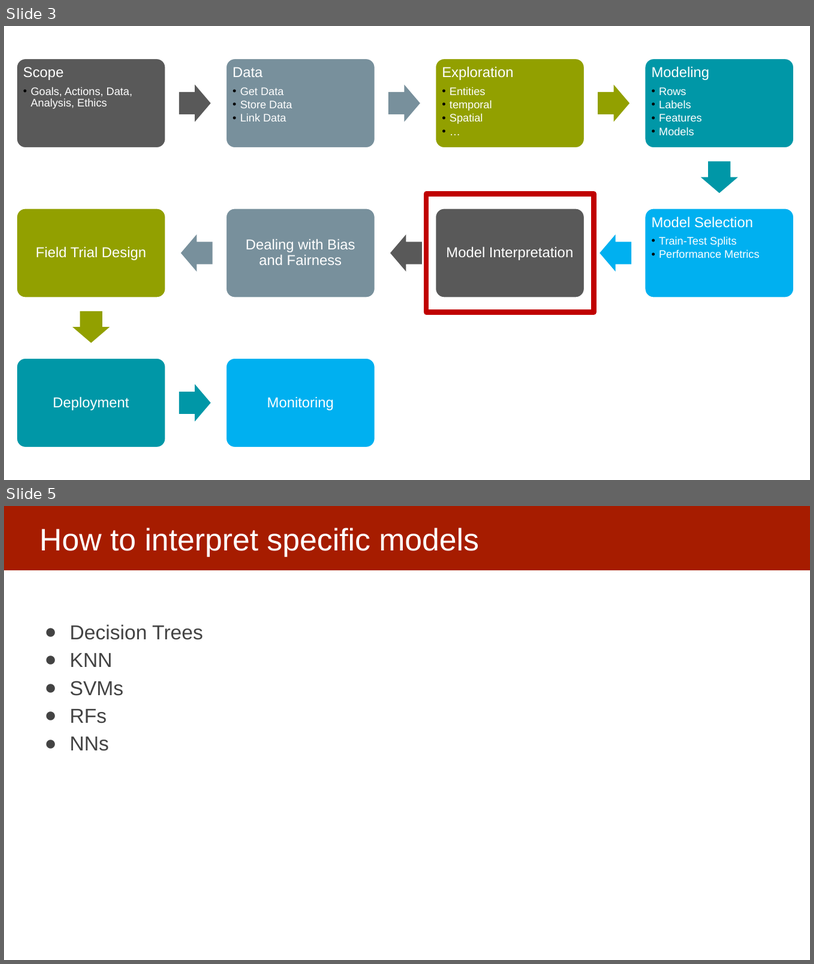
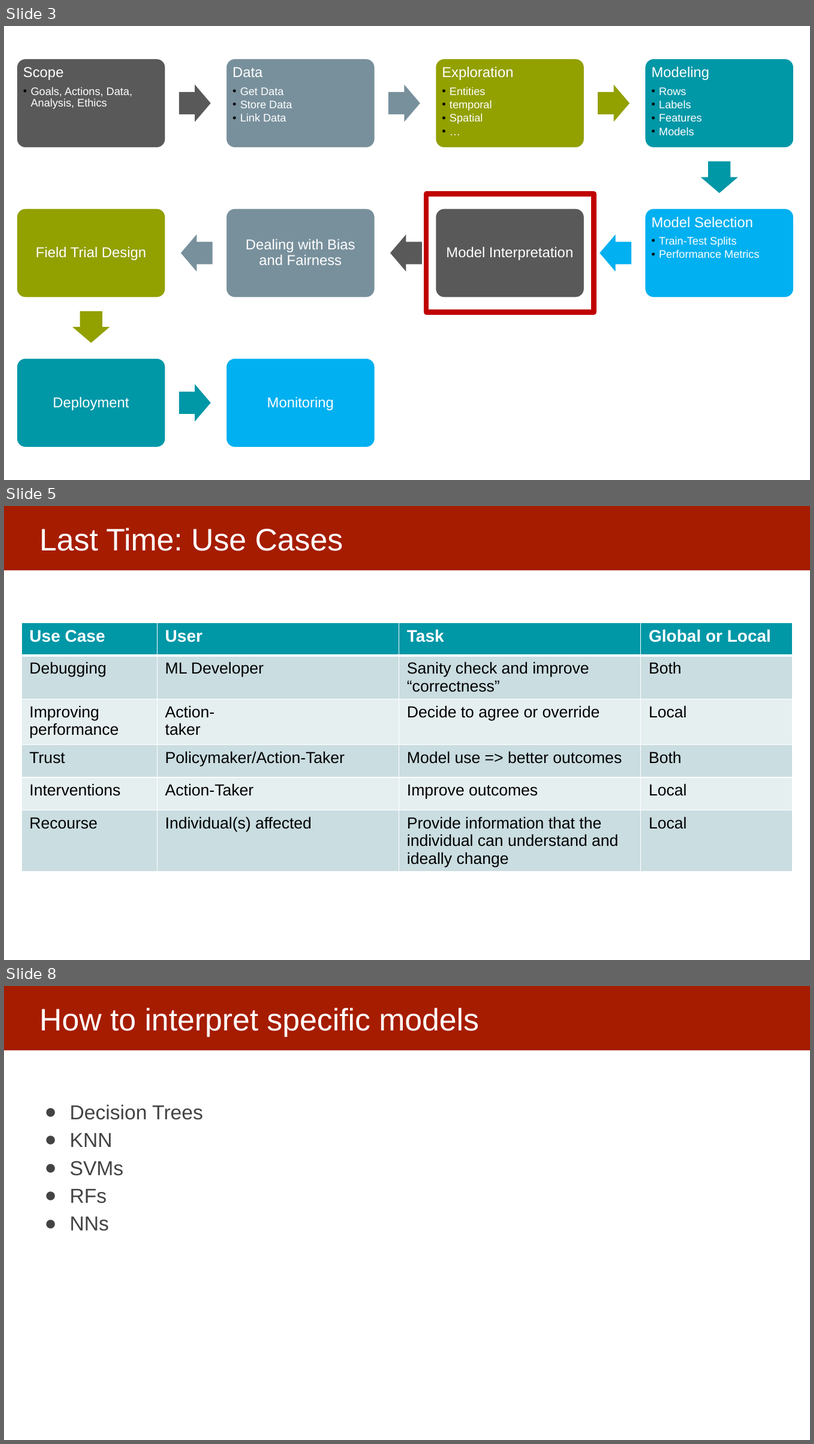
Before and after one commit to dssg/MLinPractice, a slide deck: Lectures/Lecture14-UnderstandingModels.pptx. Shown one above the other, each under a label of ours: slides 3 and 5 before the commit, slides 3, 5 and 8 after it; the slides between them are not shown. The pictures are 814x964 and 814x1444 pixels, drawn with LibreOffice and Linux fonts; fonts in the diff are those of the drawing. Boxes give left, top, right and bottom in pixels: in the first picture for what was removed or moved away, otherwise in the second. Text is boxed around its words. In the diff, an @@ line names an element or a change of style, - is before the commit and + after.

Commit message:
model understanding

```diff
--- a/Lectures/Lecture14-UnderstandingModels.pptx
+++ b/Lectures/Lecture14-UnderstandingModels.pptx
@@ slide 5 added at (4, 506, 810, 960), background #FFFFFF; not listed: 1 template element that a slide beside it also shows @@
@@ title added at (39, 528, 344, 551), 37 pt, text #FFFFFF @@
+Last Time: Use Cases
@@ table added at (21, 623, 794, 879), 6 rows, 4 columns @@
+Use Case | User | Task | Global or Local
+Debugging | ML Developer | Sanity check and improve “correctness” | Both
+Improving performance | Action- / taker | Decide to agree or override | Local
+Trust | Policymaker/Action-Taker | Model use => better outcomes | Both
+Interventions | Action-Taker | Improve outcomes | Local
+Recourse | Individual(s) affected | Provide information that the individual can understand and ideally change | Local
@@ what was slide 5 is now slide 8 @@
```
Also in this commit, not shown: 1 slide changed, 6 other slides added.
